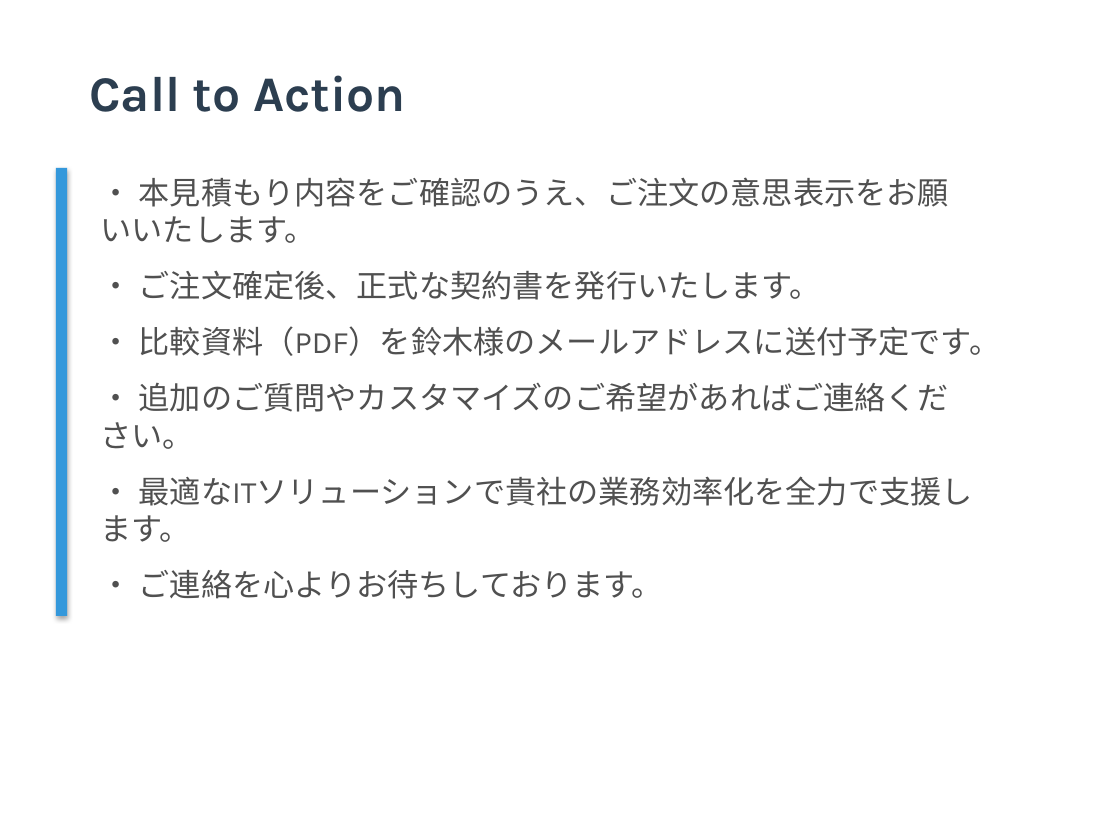
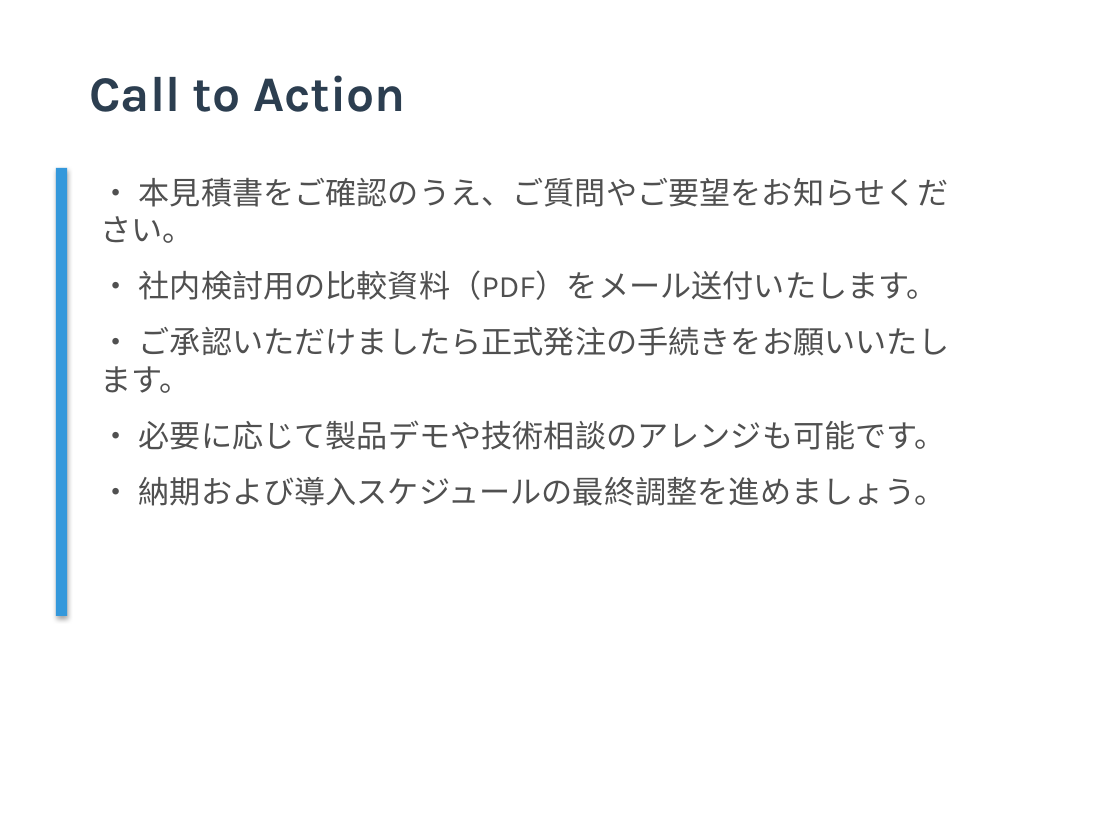
Before and after one commit to TejasGupta-27/b2b-sales-backend, a slide deck: slide 9 of Data/pitch_decks/pitch_deck_001.pptx. Drawn at 1120x840 pixels with LibreOffice and Linux fonts; fonts in the diff are those of the drawing. Boxes give left, top, right and bottom in pixels: in the first picture for what was removed or moved away, otherwise in the second. Text is boxed around its words. In the diff, an @@ line names an element or a change of style, - is before the commit and + after.

```diff
--- a/Data/pitch_decks/pitch_deck_001.pptx
+++ b/Data/pitch_decks/pitch_deck_001.pptx
@@ text at (x1=101, y1=178, x2=949, y2=506): text changed @@
-• 本見積もり内容をご確認のうえ、ご注文の意思表示をお願いいたします。
-• ご注文確定後、正式な契約書を発行いたします。
-• 比較資料（PDF）を鈴木様のメールアドレスに送付予定です。
-• 追加のご質問やカスタマイズのご希望があればご連絡ください。
-• 最適なITソリューションで貴社の業務効率化を全力で支援します。
-• ご連絡を心よりお待ちしております。
+• 本見積書をご確認のうえ、ご質問やご要望をお知らせください。
+• 社内検討用の比較資料（PDF）をメール送付いたします。
+• ご承認いただけましたら正式発注の手続きをお願いいたします。
+• 必要に応じて製品デモや技術相談のアレンジも可能です。
+• 納期および導入スケジュールの最終調整を進めましょう。
```
Also in this commit, not shown: 8 other slides changed, 5 other files.
